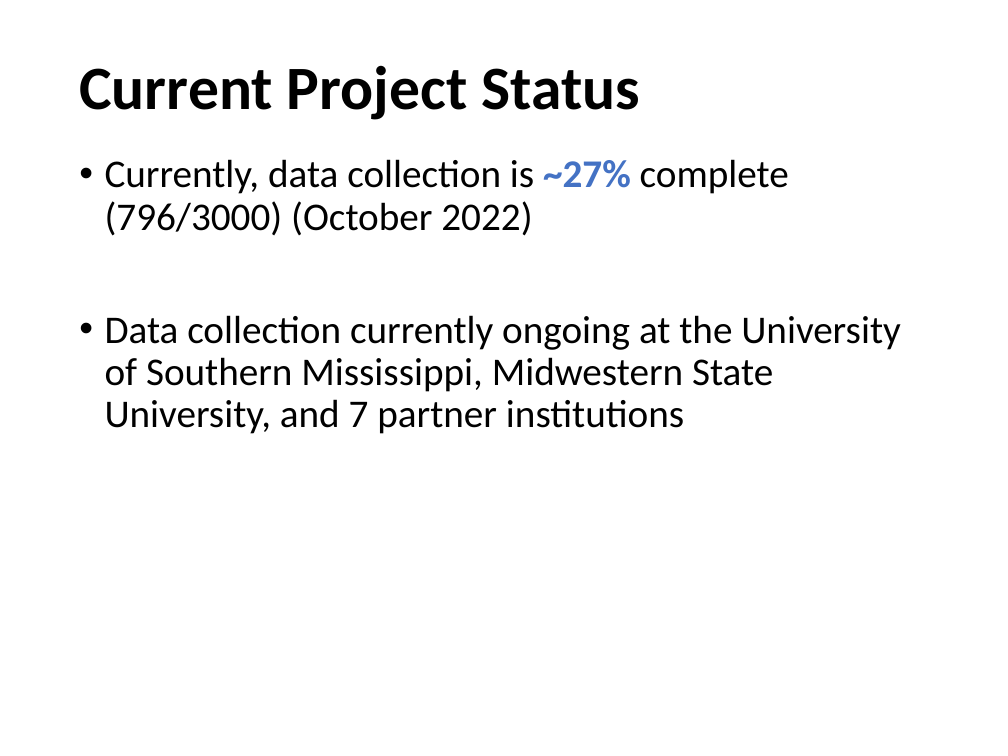
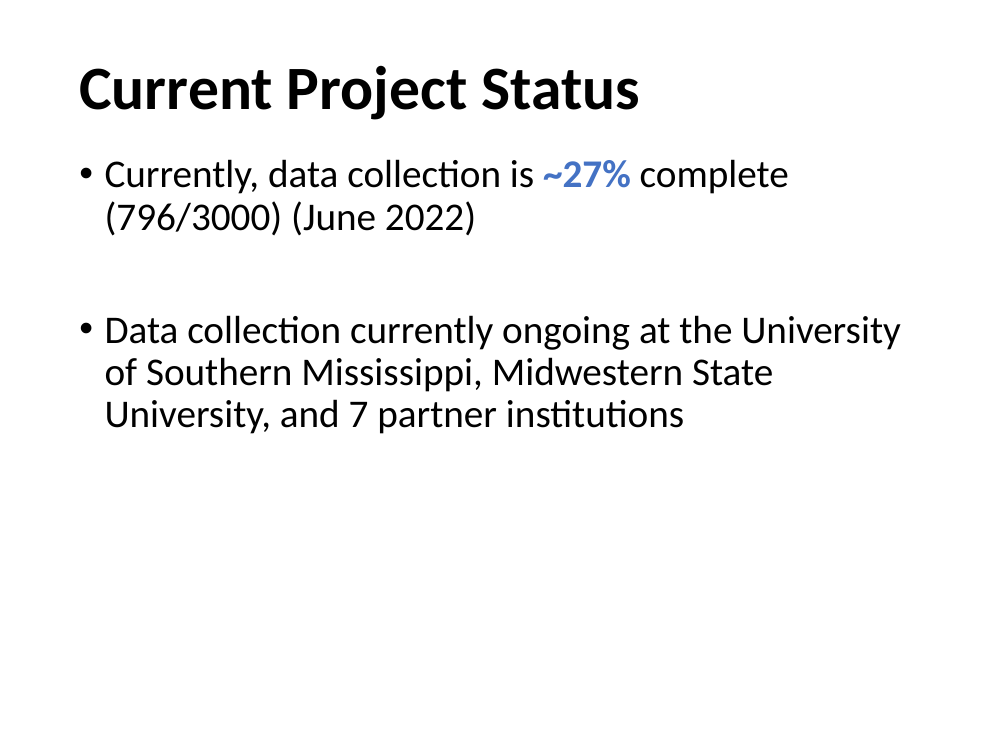
Before and after one commit to npm27/Affordance-Norms, a slide deck: slide 29 of 5 Presentations/UCONN 2022.pptx (slide 30 before the commit). Drawn at 1008x756 pixels with LibreOffice and Linux fonts; fonts in the diff are those of the drawing. Boxes give left, top, right and bottom in pixels: in the first picture for what was removed or moved away, otherwise in the second. Text is boxed around its words. In the diff, an @@ line names an element or a change of style, - is before the commit and + after.

```diff
--- a/5 Presentations/UCONN 2022.pptx
+++ b/5 Presentations/UCONN 2022.pptx
@@ text at [105,159,789,236]: text changed @@
-• Currently, data collection is ~27% complete (796/3000) (October 2022)
+• Currently, data collection is ~27% complete (796/3000) (June 2022)
```
Also in this commit, not shown: 6 other slides changed.
